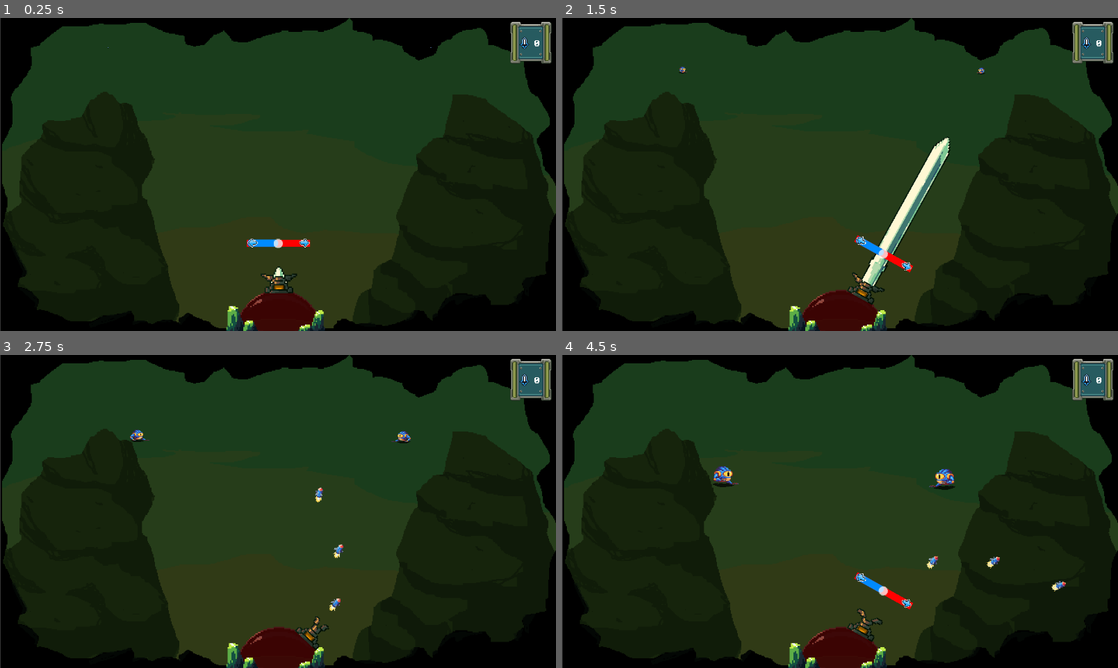
Above: before the commit, frames 1-4 (two rows, left to right).
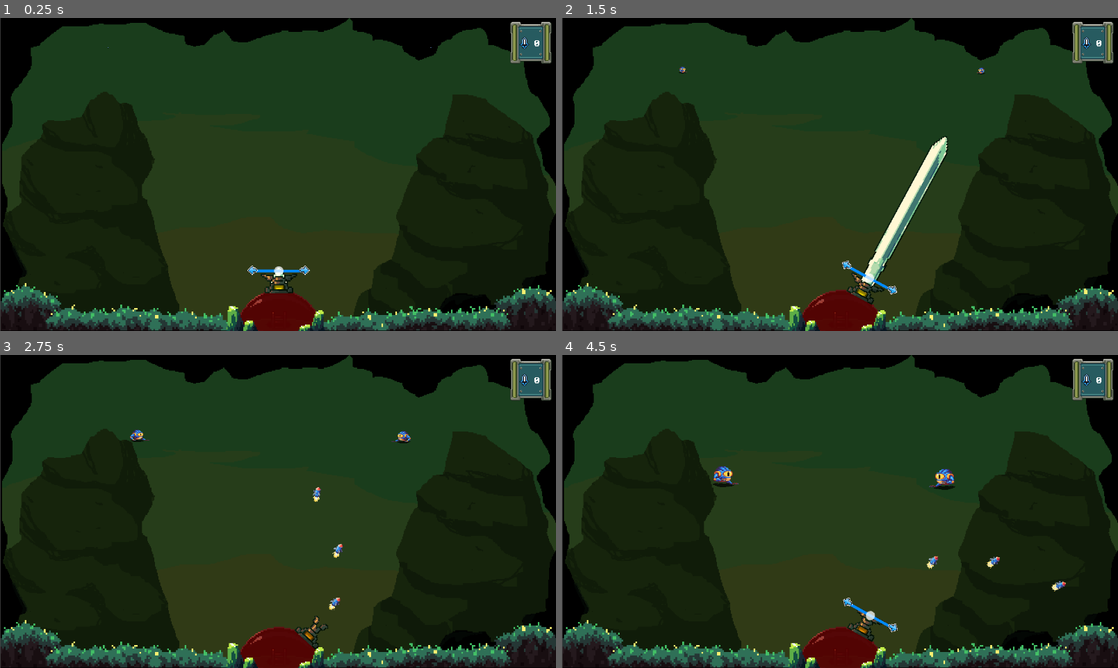
Above: after the commit, the same moments.

Repository: antoinenisoli/DomeSword_GWJ_2025
Game: Godot game, scene res://scenes/levels/game.tscn
Same seed, same stepped clock (60 frames per second), same inputs: the game is played once before the commit and once after it.
Inputs (mouse positions are in pixels of both pictures, inside the frame that each line leads up to):
- Up to frame 1 (0.25 s): no input
- Up to frame 2 (1.5 s): move the mouse to (962, 158) at 0.52 s; press the mouse at (962, 158) at 0.53 s; hold Right (move_right) 0.53-1.28 s; move the mouse to (728, 190) at 1.27 s; release the mouse at (728, 190) at 1.28 s; hold Left (move_left) from 1.28 s (still down); click (728, 190) at 1.35 s
- Up to frame 3 (2.75 s): move the mouse to (333, 442) at 2.02 s; release Left (move_left) at 2.03 s; press the mouse at (333, 442) at 2.03 s; hold Right (move_right) from 2.03 s (still down); tap E (switch_weapon) at 2.1 s
- Up to frame 4 (4.5 s): move the mouse to (812, 574) at 2.77 s; release the mouse at (812, 574) at 2.78 s; click (812, 574) at 2.85 s; move the mouse to (1006, 558) at 3.52 s; release Right (move_right) at 3.53 s; press the mouse at (1006, 558) at 3.53 s; hold Left (move_left) from 3.53 s (still down); move the mouse to (673, 464) at 4.27 s; release the mouse at (673, 464) at 4.28 s; tap E (switch_weapon) at 4.35 s

The runs differ from the first frame. In frame 1, 5.6% of the frame differs, in the area x 0-100%, y 70-100%; in frame 2, 6.6%, in the area x 0-100%, y 37-100%; in frame 3, 5.4%; in frame 4, 5.6%.

Commit message:
better sword charge visuals

Diff:
--- a/scenes/entities/frog_enemy.tscn
+++ b/scenes/entities/frog_enemy.tscn
@@ -1,16 +1,15 @@
-[gd_scene load_steps=37 format=3 uid="uid://byxfdf0x8un4k"]
+[gd_scene load_steps=36 format=3 uid="uid://byxfdf0x8un4k"]
 
 [ext_resource type="Script" uid="uid://cpdgxp65xk74c" path="res://scripts/Entities/follow.gd" id="1_nwdrs"]
 [ext_resource type="Script" uid="uid://ci8pvrmrt3e2s" path="res://scripts/Entities/Enemies/enemy.gd" id="2_v8emy"]
 [ext_resource type="Script" uid="uid://ckfsoeqxbgpdo" path="res://scripts/Entities/Health.gd" id="3_48xsq"]
-[ext_resource type="PackedScene" uid="uid://d1eu2jc3tnqsy" path="res://scenes/UI/floating_text.tscn" id="3_v8emy"]
 [ext_resource type="Texture2D" uid="uid://c8sky4a6sdifx" path="res://assets/sprites/enemies/frog.png" id="4_56ym0"]
 [ext_resource type="PackedScene" uid="uid://cdxn5allwtq1u" path="res://scenes/weapons/shoot.tscn" id="5_wn8hl"]
 
 [sub_resource type="Resource" id="Resource_jr1g6"]
 resource_local_to_scene = true
 script = ExtResource("3_48xsq")
-max_hp = 5
+max_hp = 8
 metadata/_custom_type_script = "uid://ckfsoeqxbgpdo"
 
 [sub_resource type="CircleShape2D" id="CircleShape2D_4ra3w"]
@@ -314,7 +313,6 @@
 script = ExtResource("2_v8emy")
 _shooting = NodePath("../shoot")
 anim = NodePath("../AnimationPlayer")
-floating_txt = ExtResource("3_v8emy")
 ammo_value = 5
 grow_duration = 5.0
 _health = SubResource("Resource_jr1g6")
--- a/scenes/entities/player/dome.tscn
+++ b/scenes/entities/player/dome.tscn
@@ -2,7 +2,7 @@
 
 [ext_resource type="Script" uid="uid://cb8y4fhtikaj7" path="res://scripts/Entities/Player/player_dome.gd" id="1_si0v0"]
 [ext_resource type="Script" uid="uid://ckfsoeqxbgpdo" path="res://scripts/Entities/Health.gd" id="3_bstcn"]
-[ext_resource type="Texture2D" uid="uid://bx7hagu0hslxr" path="res://assets/sprites/dome/Dome2.png" id="3_pw578"]
+[ext_resource type="Texture2D" uid="uid://boq5dcu4xid3x" path="res://assets/sprites/dome/Dome3.png" id="4_t5h6n"]
 [ext_resource type="Script" uid="uid://bwsckparmx13i" path="res://scripts/UI/healthbar.gd" id="7_16ise"]
 [ext_resource type="Texture2D" uid="uid://c3rv2r2h01koa" path="res://assets/sprites/dome/enviro/GreenCrystal_01.png" id="7_r38io"]
 [ext_resource type="PackedScene" uid="uid://c66tdqqqa4low" path="res://scenes/entities/weapon_support2.tscn" id="7_t5h6n"]
@@ -17,15 +17,15 @@
 radius = 65.0
 height = 158.0
 
-[sub_resource type="AtlasTexture" id="AtlasTexture_t5h6n"]
-atlas = ExtResource("3_pw578")
+[sub_resource type="AtlasTexture" id="AtlasTexture_l7o3r"]
+atlas = ExtResource("4_t5h6n")
 region = Rect2(0, 0, 128, 128)
 
 [sub_resource type="SpriteFrames" id="SpriteFrames_l7o3r"]
 animations = [{
 "frames": [{
 "duration": 1.0,
-"texture": SubResource("AtlasTexture_t5h6n")
+"texture": SubResource("AtlasTexture_l7o3r")
 }],
 "loop": true,
 "name": &"default",
@@ -36,7 +36,7 @@
 bg_color = Color(0, 0, 0, 0.57254905)
 
 [sub_resource type="StyleBoxFlat" id="StyleBoxFlat_mfv3k"]
-bg_color = Color(1, 0, 0.016666412, 0.22352941)
+bg_color = Color(1, 0, 0.015686275, 0.31764707)
 
 [node name="Dome" type="StaticBody2D" node_paths=PackedStringArray("sprite") groups=["Player"]]
 script = ExtResource("1_si0v0")
--- a/scenes/entities/weapon_support2.tscn
+++ b/scenes/entities/weapon_support2.tscn
@@ -166,7 +166,7 @@
 resource_local_to_scene = true
 script = ExtResource("4_itk3i")
 start_ammo = 25
-max_ammo = 100
+max_ammo = 75
 metadata/_custom_type_script = "uid://15t3ts3yvwg7"
 
 [sub_resource type="Curve" id="Curve_6xt84"]
@@ -181,12 +181,13 @@
 resource_local_to_scene = true
 font_size = 10
 
-[node name="Weapon_support" type="Node2D" node_paths=PackedStringArray("sprite", "anim", "weapons", "light")]
+[node name="Weapon_support" type="Node2D" node_paths=PackedStringArray("sprite", "anim", "weapons", "sword_sprites", "light")]
 z_index = 50
 script = ExtResource("1_6rd3f")
 sprite = NodePath("support")
 anim = NodePath("AnimationPlayer")
 weapons = NodePath("weapons_inventory")
+sword_sprites = [NodePath("sword_base/bottom"), NodePath("sword_base/Sprite2D"), NodePath("sword_base/Sprite2D2"), NodePath("sword_base/Sprite2D3"), NodePath("sword_base/top")]
 light = NodePath("support/light")
 grad = SubResource("Gradient_538jk")
 blink = Color(18.892157, 0, 0, 1)
@@ -223,7 +224,6 @@
 ignore_time_scale = true
 
 [node name="turret" parent="weapons_inventory" instance=ExtResource("5_16mq0")]
-collect_enabled = null
 
 [node name="sword" parent="weapons_inventory" instance=ExtResource("6_ikkyr")]
 force_curve = SubResource("Curve_6xt84")
--- a/scenes/levels/game.tscn
+++ b/scenes/levels/game.tscn
@@ -8,6 +8,7 @@
 [ext_resource type="PackedScene" uid="uid://d1eu2jc3tnqsy" path="res://scenes/UI/floating_text.tscn" id="6_r0gsk"]
 [ext_resource type="PackedScene" uid="uid://hmo0bngnvdqj" path="res://scenes/entities/player/dome.tscn" id="7_7rg7d"]
 [ext_resource type="PackedScene" uid="uid://dvqd0ooccv04c" path="res://scenes/camera_2d.tscn" id="7_xmnyv"]
+[ext_resource type="Texture2D" uid="uid://d0oe0ioiyxgar" path="res://assets/sprites/dome/enviro/Foreground_01.png" id="9_oi2tv"]
 [ext_resource type="AudioStream" uid="uid://3ro1xk81esn2" path="res://assets/sounds/Parabola.mp3" id="10_uk881"]
 [ext_resource type="Texture2D" uid="uid://ccbisbkqt1r3c" path="res://assets/sprites/dome/enviro/background_placeholder.png" id="12_oi2tv"]
 [ext_resource type="PackedScene" uid="uid://byxfdf0x8un4k" path="res://scenes/entities/frog_enemy.tscn" id="13_eiv1w"]
@@ -49,18 +50,11 @@
 
 [node name="EnemySpawner1" parent="Spawners" instance=ExtResource("6_p57ef")]
 position = Vector2(450, -101)
-cooldown_range = Vector2(8, 20)
+cooldown_range = Vector2(5, 15)
 
 [node name="EnemySpawner2" parent="Spawners" instance=ExtResource("6_p57ef")]
 position = Vector2(-458, -162)
-cooldown_range = Vector2(8, 20)
-
-[node name="BG" type="Sprite2D" parent="."]
-z_index = -4096
-position = Vector2(1.00001, -132.00002)
-scale = Vector2(1.325, 1.3333334)
-texture = ExtResource("12_oi2tv")
-metadata/_edit_lock_ = true
+cooldown_range = Vector2(5, 15)
 
 [node name="Frog" parent="." instance=ExtResource("13_eiv1w")]
 position = Vector2(-260, -326)
@@ -78,3 +72,19 @@
 [node name="FloatingText" parent="." instance=ExtResource("6_r0gsk")]
 visible = false
 position = Vector2(-269, -135)
+
+[node name="_ART" type="Node2D" parent="."]
+
+[node name="BG" type="Sprite2D" parent="_ART"]
+z_index = -4096
+position = Vector2(1.00001, -132.00002)
+scale = Vector2(1.325, 1.3333334)
+texture = ExtResource("12_oi2tv")
+metadata/_edit_lock_ = true
+
+[node name="Foreground" type="Sprite2D" parent="_ART"]
+z_index = -4096
+position = Vector2(1.0000001, 69.999985)
+scale = Vector2(1.325, 1.3333334)
+texture = ExtResource("9_oi2tv")
+metadata/_edit_lock_ = true
--- a/scenes/weapons/sword.tscn
+++ b/scenes/weapons/sword.tscn
@@ -1,9 +1,12 @@
-[gd_scene load_steps=10 format=3 uid="uid://c65y8t1ijq160"]
+[gd_scene load_steps=11 format=3 uid="uid://c65y8t1ijq160"]
 
 [ext_resource type="Script" uid="uid://cwitcaqalkwy8" path="res://scripts/Entities/Player/weapons/sword_controller.gd" id="1_o616w"]
 [ext_resource type="Curve" uid="uid://bhy33dv46yc6t" path="res://resources/sword_force_curve.tres" id="2_3pnln"]
 [ext_resource type="Texture2D" uid="uid://xymhc1egxnun" path="res://assets/sprites/UI/icons/blue/arrow_left.png" id="5_11jj1"]
 [ext_resource type="Texture2D" uid="uid://d2prflq4kr3yx" path="res://assets/sprites/UI/icons/blue/arrow_right.png" id="6_dx2j5"]
+
+[sub_resource type="Gradient" id="Gradient_gwb47"]
+colors = PackedColorArray(1, 1, 1, 1, 0, 0, 18.892157, 1)
 
 [sub_resource type="Curve" id="Curve_232hh"]
 _data = [Vector2(0, 0), 0.0, -5.097836, 0, 0, Vector2(0.5, 1), -5.425904, -5.425904, 0, 0, Vector2(0.8, 0.1), -1.2075583, -1.2075583, 0, 0, Vector2(1, 0), -0.35753322, 0.0, 0, 0]
@@ -18,8 +21,8 @@
 font_size = 10
 
 [sub_resource type="StyleBoxLine" id="StyleBoxLine_gwb47"]
-color = Color(1, 0, 0, 1)
-thickness = 11
+color = Color(0, 0.5411765, 1, 1)
+thickness = 4
 
 [sub_resource type="StyleBoxFlat" id="StyleBoxFlat_58ehi"]
 bg_color = Color(0, 0.5411765, 1, 1)
@@ -31,7 +34,10 @@
 [node name="sword" type="Node2D" node_paths=PackedStringArray("timer", "txt", "force_slider")]
 z_index = -5
 script = ExtResource("1_o616w")
+preview_angle = 0.5
 power = 100.0
+push_force = 75.0
+charge_color = SubResource("Gradient_gwb47")
 timer = NodePath("swing_timer")
 txt = NodePath("Control/Label")
 force_slider = NodePath("Control/HSlider")
@@ -57,9 +63,9 @@
 z_index = 100
 layout_mode = 3
 anchors_preset = 0
-offset_top = -87.0
+offset_top = -45.0
 offset_right = 40.0
-offset_bottom = -47.0
+offset_bottom = -5.0
 
 [node name="Label" type="Label" parent="Control"]
 visible = false
@@ -74,9 +80,9 @@
 
 [node name="HSlider" type="HSlider" parent="Control"]
 layout_mode = 0
-offset_left = -48.214287
+offset_left = -41.0
 offset_top = -10.526323
-offset_right = 46.785713
+offset_right = 42.0
 offset_bottom = 33.47368
 theme_override_styles/slider = SubResource("StyleBoxLine_gwb47")
 theme_override_styles/grabber_area = SubResource("StyleBoxFlat_58ehi")
@@ -98,4 +104,5 @@
 offset_bottom = 19.0
 texture = ExtResource("6_dx2j5")
 
+[connection signal="timeout" from="swing_timer" to="." method="_on_swing_timer_timeout"]
 [connection signal="body_entered" from="hitbox" to="." method="_on_body_entered"]
--- a/scripts/Entities/Player/weapons/sword_controller.gd
+++ b/scripts/Entities/Player/weapons/sword_controller.gd
@@ -2,10 +2,12 @@
 class_name Sword
 
 @export_range(0, 1) var slowMo: float = 0.1
+@export var preview_angle: float = 10
 @export var power: float = 10
 @export var max_power: float = 1000
 @export var push_force: float = 50
 
+@export var charge_color: Gradient
 @export var timer: Timer
 @export var txt: Label
 @export var force_slider: HSlider
@@ -14,6 +16,7 @@
 
 var velocity: float
 var target_velocity: float
+var base_rot: float
 
 func _ready():
     reset()
@@ -30,6 +33,7 @@
     target_velocity = force_slider.value
     print("slash!! " + str(target_velocity))
     force_slider.value = 0
+    charge_sword(0)
 
 func get_weight() -> float:
     var t = 1 - (timer.time_left / timer.wait_time)
@@ -58,10 +62,21 @@
     if weapon_support.anchor.global_rotation_degrees > rot_limit || weapon_support.anchor.global_rotation_degrees < -rot_limit:
         hit_bound()
 
+func charge_sword(axis: float) -> void:
+    weapon_support.add_rot(-axis * preview_angle)
+    var v = absf(force_slider.value) / max_power
+    print(v)
+    for spr in weapon_support.sword_sprites:
+        spr.self_modulate = charge_color.sample(v)
+
 func move_sword() -> void:
     if Input.is_action_just_pressed("move_left") || Input.is_action_just_pressed("move_right"):
         var axis: float = Input.get_axis("move_left", "move_right")
         force_slider.value += axis * power
+        if target_velocity == 0 && force_slider.value < force_slider.max_value && force_slider.value > force_slider.min_value:
+            charge_sword(axis)
+
+        #weapon_support.add_rot(axis * power)
         #print("force: " + str(force_slider.value))
     pass
 
@@ -104,3 +119,7 @@
     if can_hit(body.enemy):
         #print(str(velocity) + " hit:" + str(body))
         attack_enemy(body.enemy)
+
+func _on_swing_timer_timeout() -> void:
+    reset()
+    base_rot = weapon_support.anchor.global_rotation_degrees
--- a/scripts/Entities/Player/weapons/weapon_support.gd
+++ b/scripts/Entities/Player/weapons/weapon_support.gd
@@ -5,6 +5,7 @@
 @export var sprite: AnimatedSprite2D
 @export var anim: AnimationPlayer
 @export var weapons: WeaponInventory
+@export var sword_sprites: Array[Sprite2D]
 
 @export_category("Low Ammo Blink")
 @export var light: Sprite2D
Binary file added: assets/sprites/DomeSword_Icon.png
Not shown, added: assets/sprites/DomeSword_Icon.png.import
Binary file added: assets/sprites/dome/Dome3.png
Not shown, added: assets/sprites/dome/Dome3.png.import
Binary file added: assets/sprites/dome/enviro/Foreground_01.png
Not shown, added: assets/sprites/dome/enviro/Foreground_01.png.import
Not shown, changed: export_presets.cfg
Not shown: 1 places in scenes/levels/game.tscn that only renumber resources
